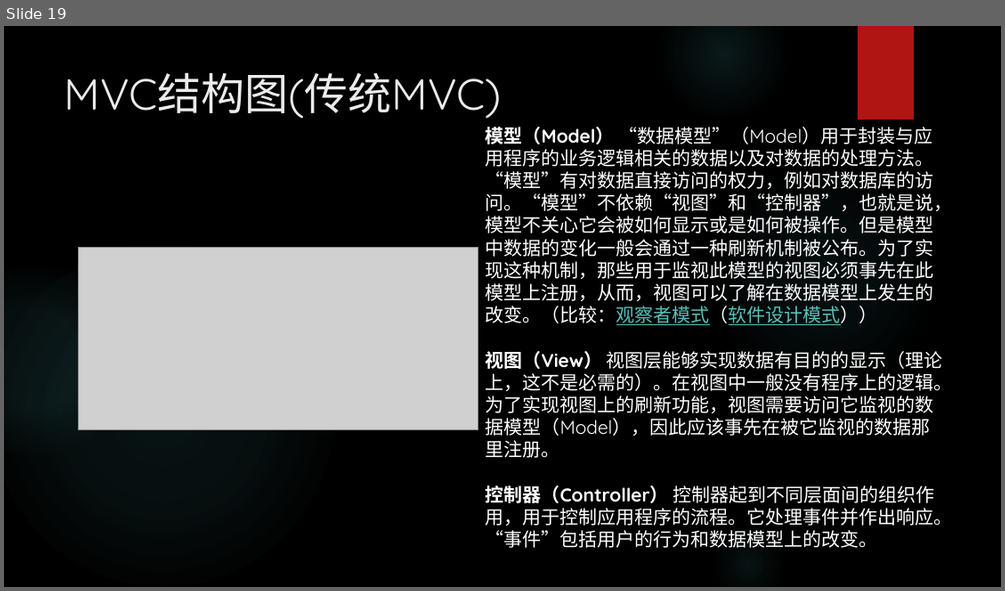
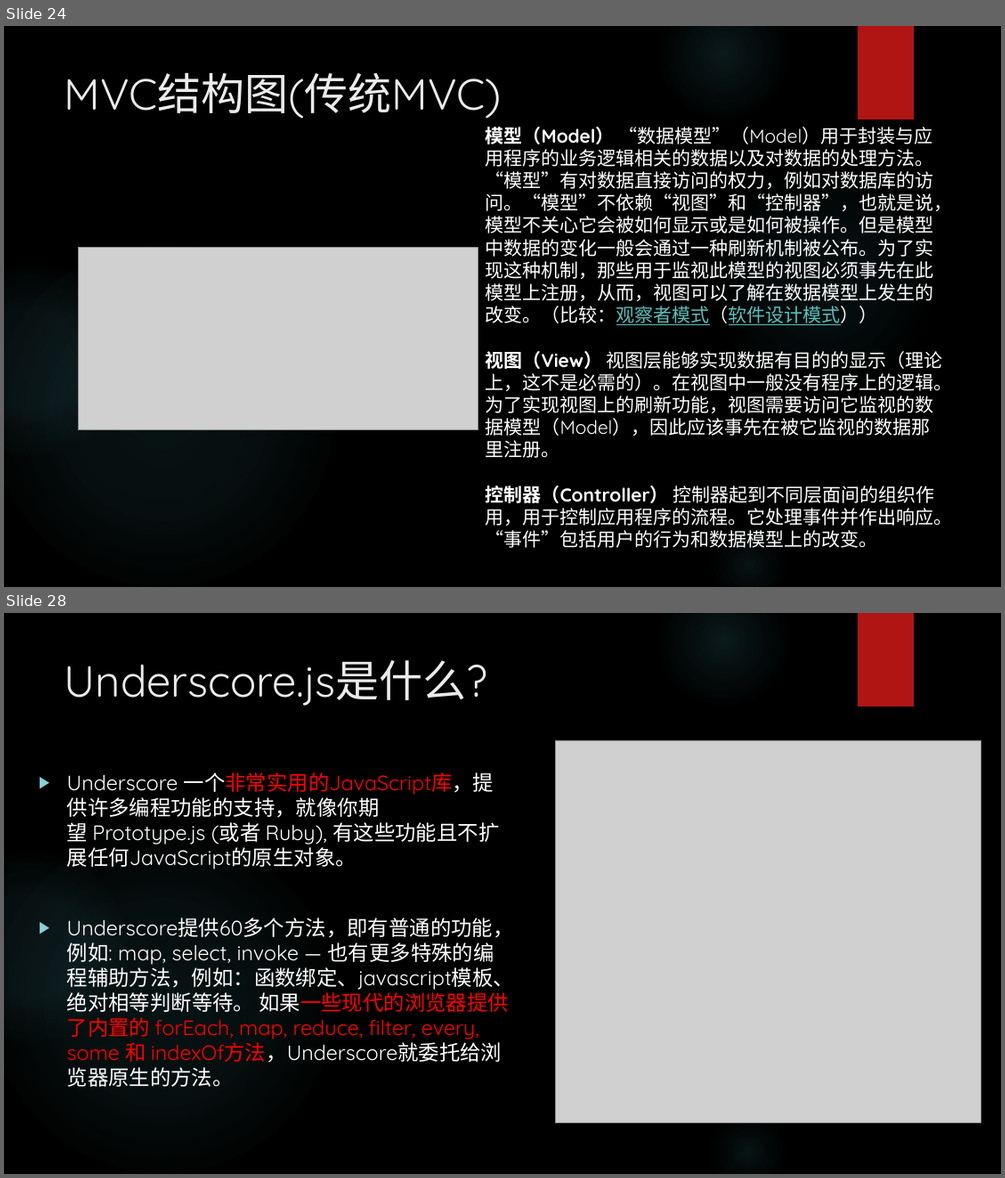
Before and after one commit to erichua23/prj, a slide deck: jsmvc/docs/Frontend MVC(EricHua).pptx. Shown one above the other, each under a label of ours: slide 19 before the commit, slides 24 and 28 after it; the slides between them are not shown. The pictures are 1005x591 and 1005x1178 pixels, drawn with LibreOffice and Linux fonts; fonts in the diff are those of the drawing; grey boxes stand for pictures; background and template pictures are left out. Boxes give left, top, right and bottom in pixels: in the first picture for what was removed or moved away, otherwise in the second. Text is boxed around its words. In the diff, an @@ line names an element or a change of style, - is before the commit and + after.

```diff
--- a/jsmvc/docs/Frontend MVC(EricHua).pptx
+++ b/jsmvc/docs/Frontend MVC(EricHua).pptx
@@ slide 28 added at [4, 613, 1001, 1174], background picture (left out); not listed: 5 template elements that a slide beside it also shows @@
@@ title added at [65, 660, 488, 706], 42 pt, text #EBEBEB @@
+Underscore.js是什么?
@@ picture added at [555, 740, 979, 1123] @@
@@ text added at [67, 772, 514, 1086], 20 pt, text #FFFFFF @@
+▶ Underscore 一个非常实用的JavaScript库，提供许多编程功能的支持，就像你期望 Prototype.js (或者 Ruby), 有这些功能且不扩展任何JavaScript的原生对象。
+▶ Underscore提供60多个方法，即有普通的功能，例如: map, select, invoke — 也有更多特殊的编程辅助方法，例如：函数绑定、javascript模板、绝对相等判断等待。 如果一些现代的浏览器提供了内置的 forEach, map, reduce, filter, every, some 和 indexOf方法，Underscore就委托给浏览器原生的方法。
@@ what was slide 19 is now slide 24 @@
```
Also in this commit, not shown: 19 slides changed, 28 other slides added, 19 slides removed.
